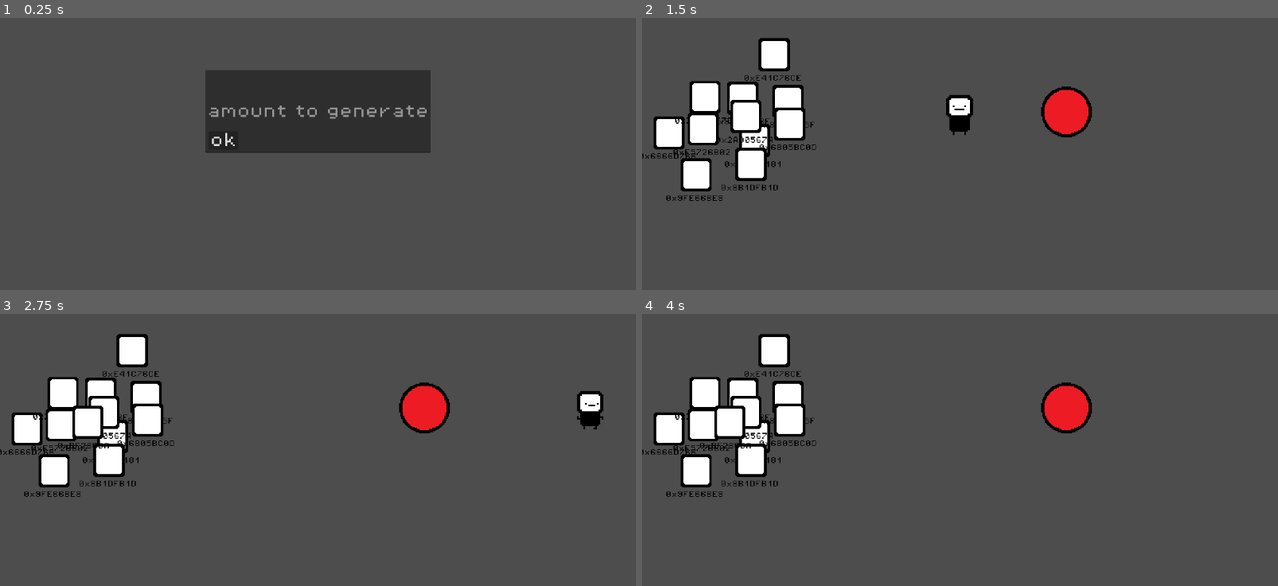
Above: before the commit, frames 1-4 (two rows, left to right).
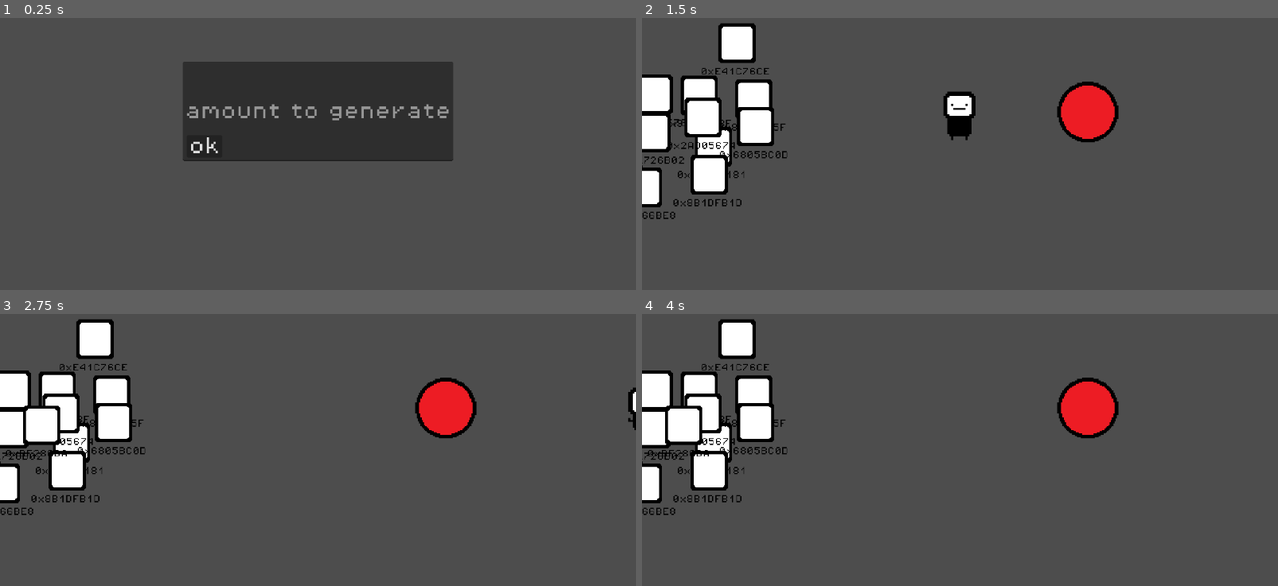
Above: after the commit, the same moments.

Repository: hugobiella/bit-memory
Game: Godot game, scene res://scenes/game.tscn
Same seed, same stepped clock (60 frames per second), same inputs: the game is played once before the commit and once after it.
Inputs (mouse positions are in pixels of both pictures, inside the frame that each line leads up to):
- Up to frame 1 (0.25 s): no input
- Up to frame 2 (1.5 s): click (960, 110) at 0.52 s; type "12" at 0.6 s; click "ok" at 1.25 s
- Up to frame 3 (2.75 s): hold D (move_right) from 2.03 s (still down); hold E (interact) from 2.03 s (still down)
- Up to frame 4 (4 s): release D (move_right) at 2.78 s; release E (interact) at 2.78 s; hold S (move_down) 2.78-3.53 s; tap E (interact) at 2.85 s; tap Enter at 3.5 s; hold D (move_right) from 3.53 s (still down); hold E (interact) from 3.53 s (still down)

The runs differ from the first frame. In frame 1, 5.5% of the frame differs, in the area x 28-72%, y 16-53%; in frame 2, 11%; in frame 3, 11%, in the area x 0-100%, y 2-74%; in frame 4, 10%.

Commit message:
testing and debug corrections

Diff:
--- a/new-game-project/scenes/game.gd
+++ b/new-game-project/scenes/game.gd
@@ -14,7 +14,7 @@
 		if child != input_scene_instance:
 			child.hide()
 
-func _on_input_received(amount: int):
+func _on_input_received(_amount: int):
 	# Remover a cena de entrada e mostrar o resto do jogo
 	input_scene_instance.queue_free()
 
--- a/new-game-project/scenes/game.tscn
+++ b/new-game-project/scenes/game.tscn
@@ -11,7 +11,7 @@
 [node name="player" parent="." instance=ExtResource("1_1hgf2")]
 
 [node name="Camera2D" type="Camera2D" parent="."]
-zoom = Vector2(0.5, 0.5)
+zoom = Vector2(0.6, 0.6)
 
 [node name="PackageGenerator3" parent="." instance=ExtResource("3_xmbt7")]
 position = Vector2(-256, 0)
--- a/new-game-project/scenes/ui/input_manager.gd
+++ b/new-game-project/scenes/ui/input_manager.gd
@@ -2,7 +2,6 @@
 
 func _on_button_pressed():
 	var input_text = $LineEdit.text.strip_edges()
-	var input_value = input_text.to_int()
 	Globals.amount_to_generate = int(input_text)
 	print("Amount to generate: %d" % Globals.amount_to_generate)
 	get_tree().current_scene._on_input_received(Globals.amount_to_generate)
--- a/new-game-project/scripts/interaction_area.gd
+++ b/new-game-project/scripts/interaction_area.gd
@@ -6,8 +6,8 @@
 var interact: Callable = func():
 	pass
 
-func _on_body_entered(body):
+func _on_body_entered(_body):
 	InteractionManager.register_area(self)
 
-func _on_body_exited(body):
+func _on_body_exited(_body):
 	InteractionManager.unregister_area(self)
--- a/new-game-project/scripts/interaction_manager.gd
+++ b/new-game-project/scripts/interaction_manager.gd
@@ -16,7 +16,7 @@
 	if index != -1:
 		active_areas.remove_at(index)
 
-func _process(delta):
+func _process(_delta):
 	if active_areas.size() > 0 && can_interact:
 		active_areas.sort_custom(_sort_by_distance_to_player)
 		label.text = base_text + active_areas[0].action_name
--- a/new-game-project/scripts/package_generator.gd
+++ b/new-game-project/scripts/package_generator.gd
@@ -7,9 +7,14 @@
 func _ready():
 	set_physics_process(true)
 
-func _physics_process(delta):
+func _physics_process(_delta):
 	if packages_generated.size() < Globals.amount_to_generate:
 		generate_package()
+
+		#remove deleted packages from list
+	#for package in packages_generated:
+		#if not is_instance_valid(package):
+			#packages_generated.erase(package)
 
 func generate_package():
 	var random_angle = randf_range(0, 2 * PI)
